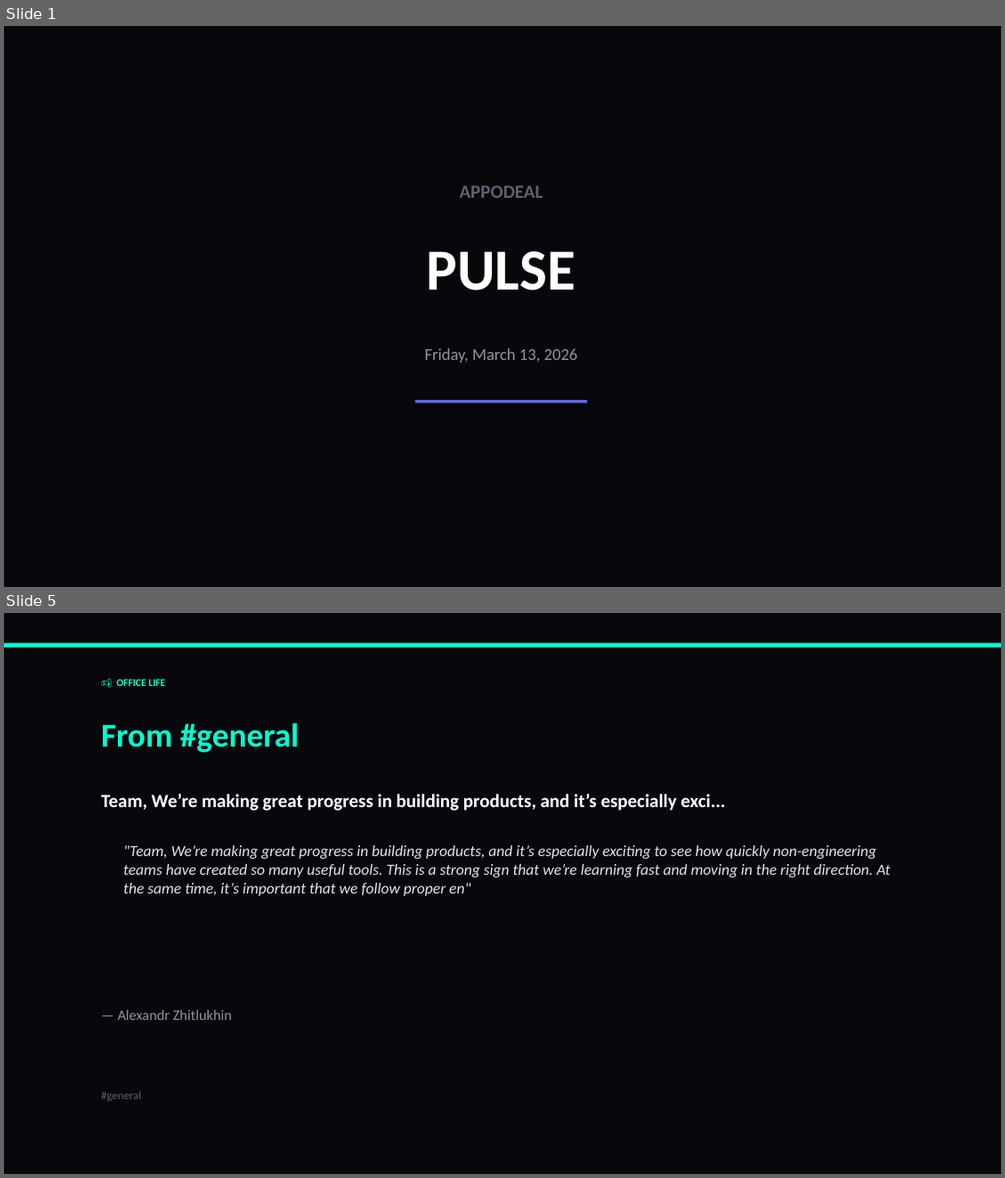
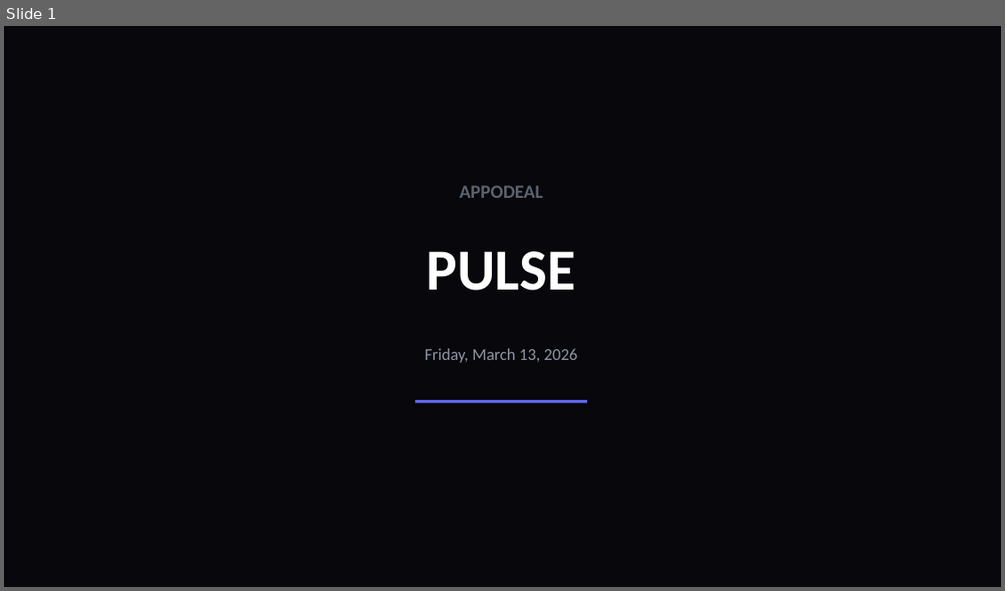
Before and after one commit to liliyagarifullina-maker/appodeal-pulse, a slide deck: data/archive/pulse_2026-03-13.pptx. Shown one above the other, each under a label of ours: slides 1 and 5 before the commit, slide 1 after it; the slides between them are not shown. The pictures are 1005x1178 and 1005x591 pixels, drawn with LibreOffice and Linux fonts; fonts in the diff are those of the drawing. Boxes give left, top, right and bottom in pixels: in the first picture for what was removed or moved away, otherwise in the second. Text is boxed around its words. In the diff, an @@ line names an element or a change of style, - is before the commit and + after.

```diff
--- a/data/archive/pulse_2026-03-13.pptx
+++ b/data/archive/pulse_2026-03-13.pptx
@@ slide 5 removed at <box>4,613,1001,1174</box>, background #08080C @@
@@ rectangle removed at <box>4,643,1001,648</box> @@
@@ text removed at <box>116,679,165,686</box> @@
-📢 OFFICE LIFE
@@ text removed at <box>101,722,299,753</box> @@
-From #general
@@ text removed at <box>101,794,725,811</box> @@
-Team, We’re making great progress in building products, and it’s especially exci...
@@ text removed at <box>123,845,890,896</box> @@
-"Team, We’re making great progress in building products, and it’s especially exciting to see how quickly non-engineering teams have created so many useful tools. This is a strong sign that we’re learning fast and moving in the right direction. At the same time, it’s important that we follow proper en"
@@ text removed at <box>118,1009,232,1020</box> @@
-— Alexandr Zhitlukhin
@@ text removed at <box>101,1091,141,1101</box> @@
-#general
```
Also in this commit, not shown: 2 slides changed, 21 slides added, 3 other slides removed, 2 other files.
